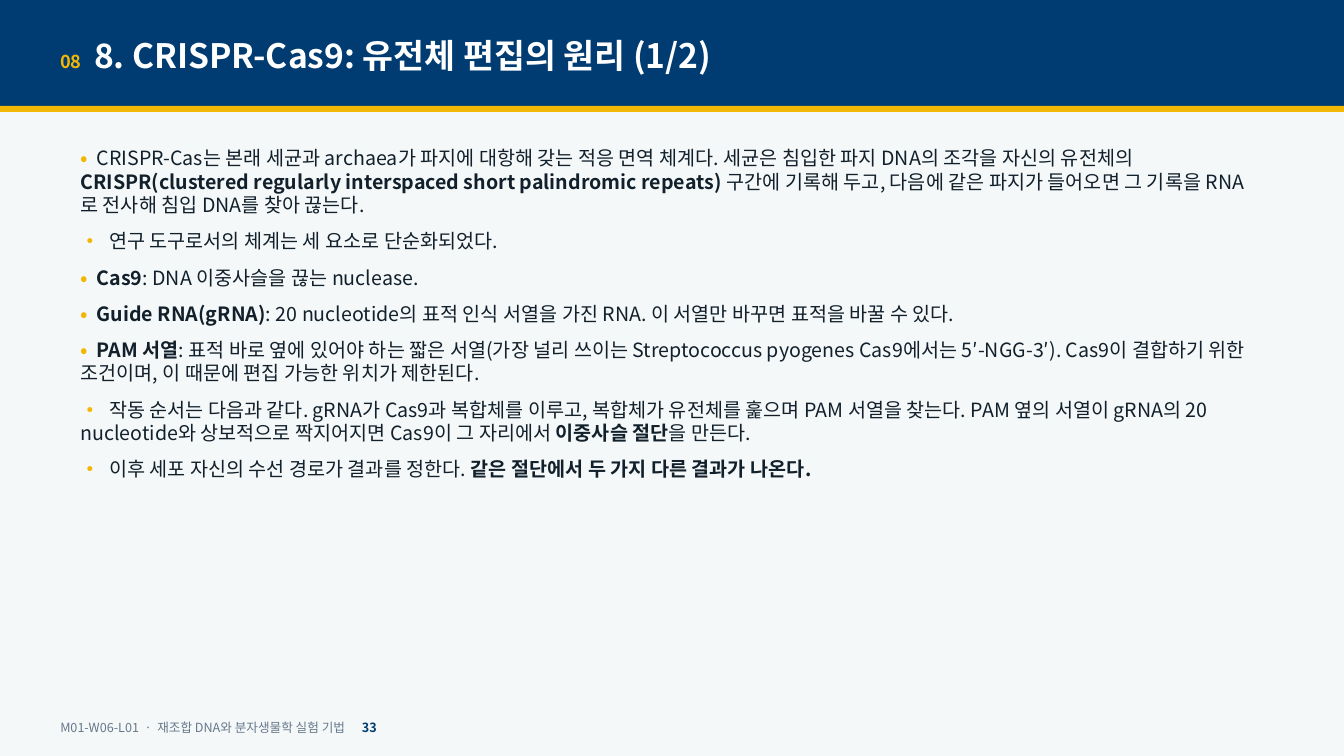
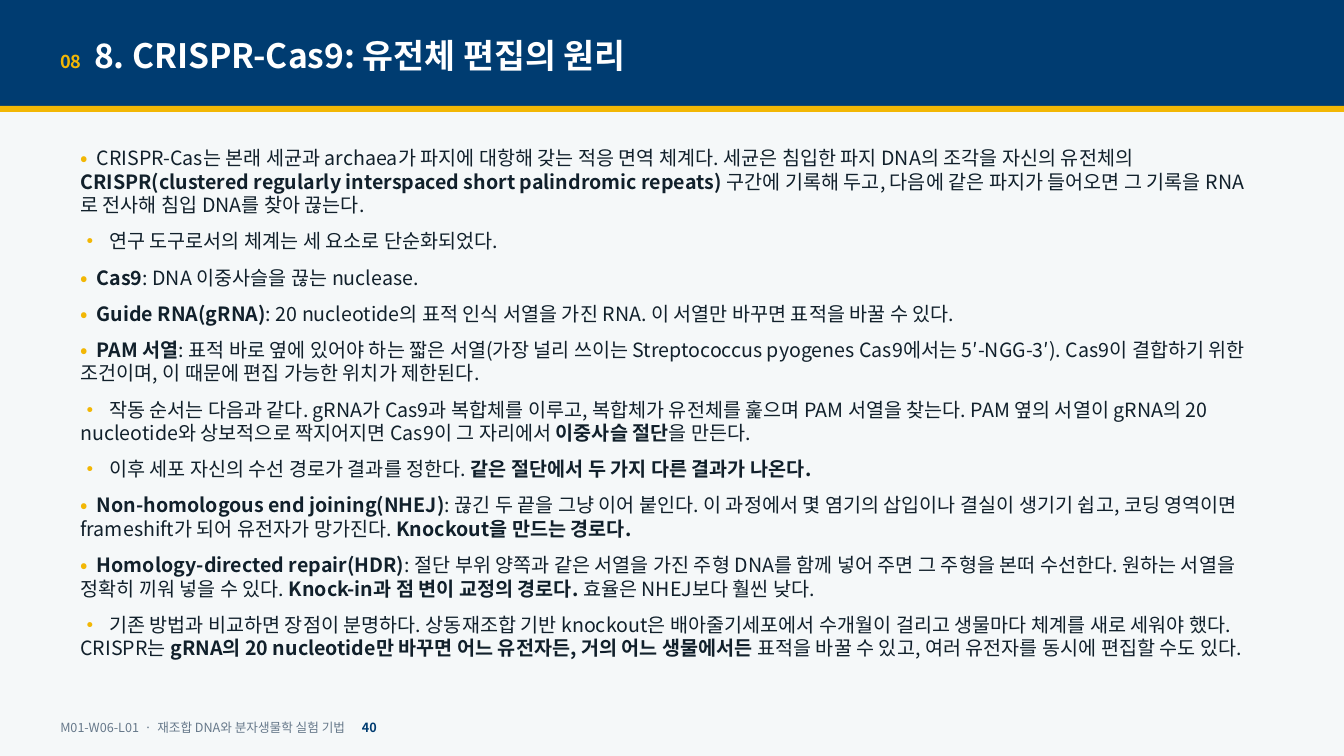
Before and after one commit to hoperiasd2/hoperiasd2.github.io, a slide deck: slide 40 of curriculum/M01/W06/L01/slides.pptx (slide 33 before the commit). Drawn at 1344x756 pixels with LibreOffice and Linux fonts; fonts in the diff are those of the drawing. Boxes give left, top, right and bottom in pixels: in the first picture for what was removed or moved away, otherwise in the second. Text is boxed around its words. In the diff, an @@ line names an element or a change of style, - is before the commit and + after.

```diff
--- a/curriculum/M01/W06/L01/slides.pptx
+++ b/curriculum/M01/W06/L01/slides.pptx
@@ text at (60,39,626,71): text changed @@
-08 8. CRISPR-Cas9: 유전체 편집의 원리 (1/2)
+08 8. CRISPR-Cas9: 유전체 편집의 원리
@@ text at (80,495,1242,660): paragraphs added @@
+• Non-homologous end joining(NHEJ): 끊긴 두 끝을 그냥 이어 붙인다. 이 과정에서 몇 염기의 삽입이나 결실이 생기기 쉽고, 코딩 영역이면 frameshift가 되어 유전자가 망가진다. Knockout을 만드는 경로다.
+• Homology-directed repair(HDR): 절단 부위 양쪽과 같은 서열을 가진 주형 DNA를 함께 넣어 주면 그 주형을 본떠 수선한다. 원하는 서열을 정확히 끼워 넣을 수 있다. Knock-in과 점 변이 교정의 경로다. 효율은 NHEJ보다 훨씬 낮다.
+• 기존 방법과 비교하면 장점이 분명하다. 상동재조합 기반 knockout은 배아줄기세포에서 수개월이 걸리고 생물마다 체계를 새로 세워야 했다. CRISPR는 gRNA의 20 nucleotide만 바꾸면 어느 유전자든, 거의 어느 생물에서든 표적을 바꿀 수 있고, 여러 유전자를 동시에 편집할 수도 있다.
@@ text at (60,721,377,733): text changed @@
-M01-W06-L01 · 재조합 DNA와 분자생물학 실험 기법 33
+M01-W06-L01 · 재조합 DNA와 분자생물학 실험 기법 40
```
Also in this commit, not shown: 40 other slides changed, 15 slides added, 5 other files.
